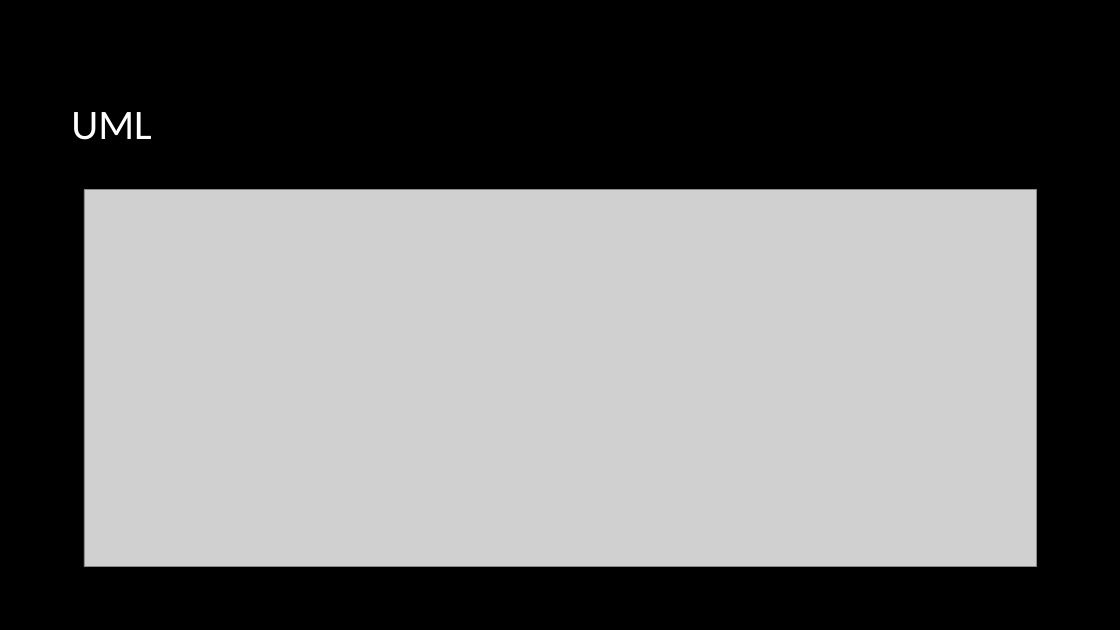
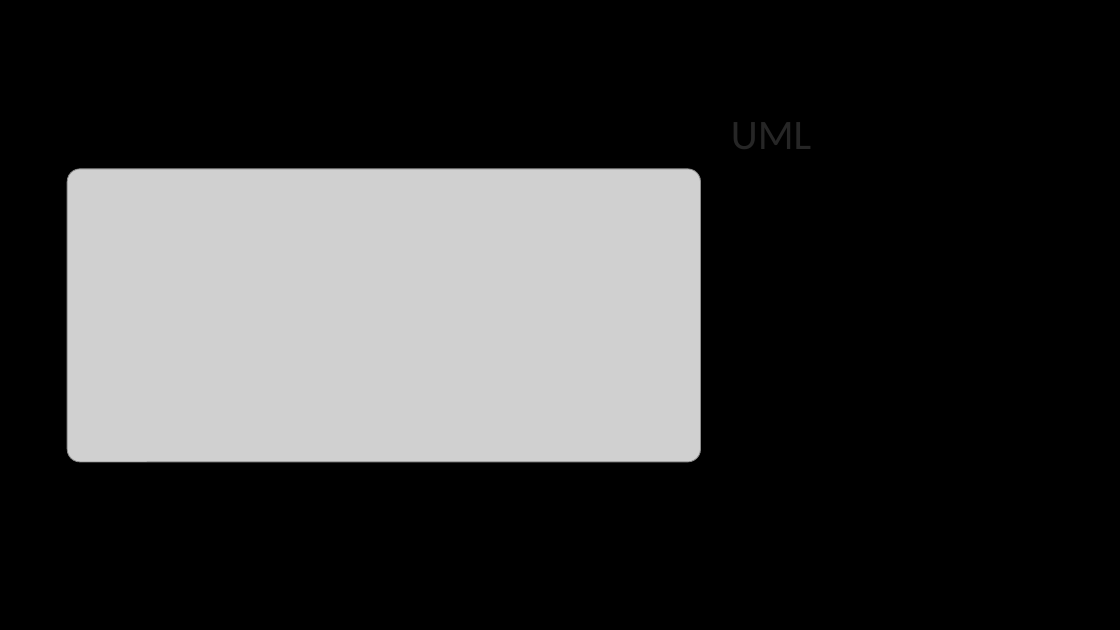
Before and after one commit to olivermclane/PhilosopherProject, a slide deck: slide 7 of Presentation.pptx (slide 9 before the commit). Drawn at 1120x630 pixels with LibreOffice and Linux fonts; fonts in the diff are those of the drawing; grey boxes stand for pictures; background and template pictures are left out. Boxes give left, top, right and bottom in pixels: in the first picture for what was removed or moved away, otherwise in the second. Text is boxed around its words. In the diff, an @@ line names an element or a change of style, - is before the commit and + after.

Commit message:
Changed up powerpoint

```diff
--- a/Presentation.pptx
+++ b/Presentation.pptx
@@ title "UML": place and size @@
-title "UML" at (71, 112, 151, 140)
+title "UML" at (731, 110, 811, 161)
@@ title "UML" at (731, 110, 811, 161): text colour #FFFFFF to #262626 @@
@@ picture added at (67, 169, 701, 462) @@
@@ picture removed at (84, 190, 1036, 567) @@
```
Also in this commit, not shown: 5 other slides changed, 2 slides added, 3 slides removed.
